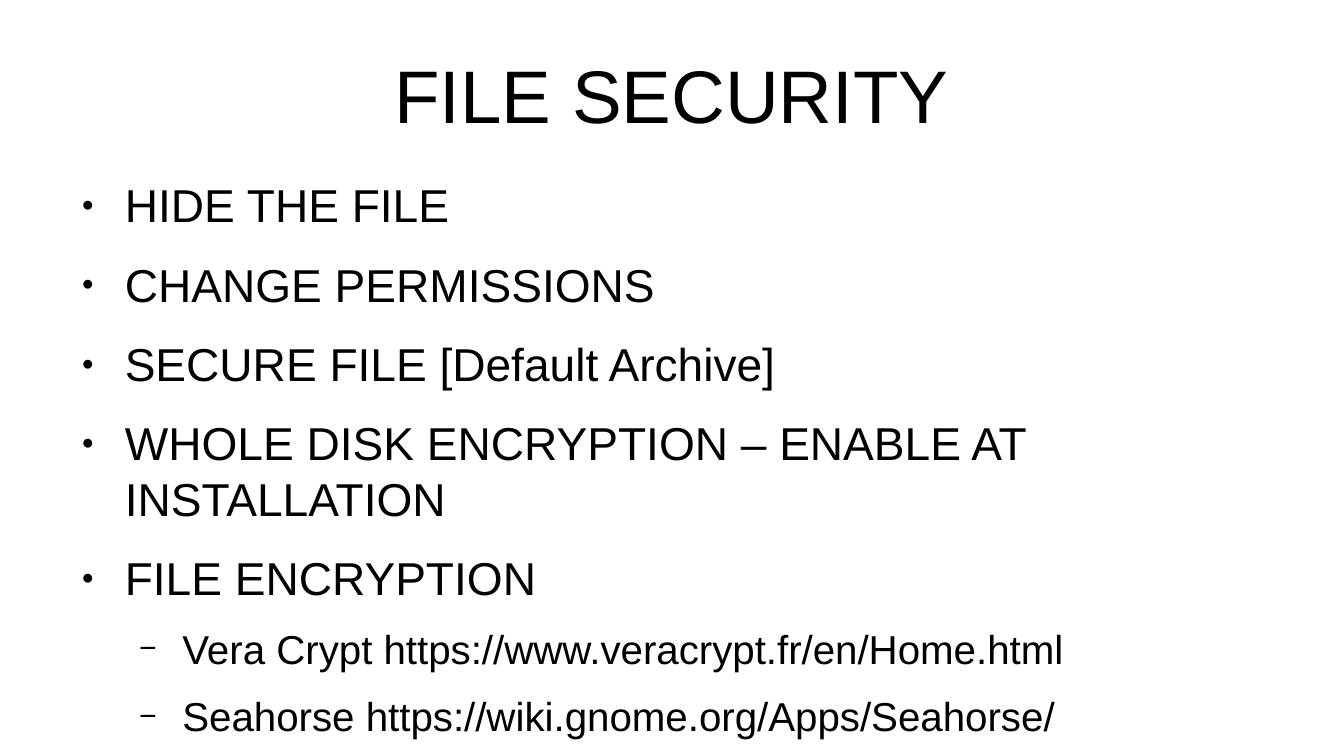
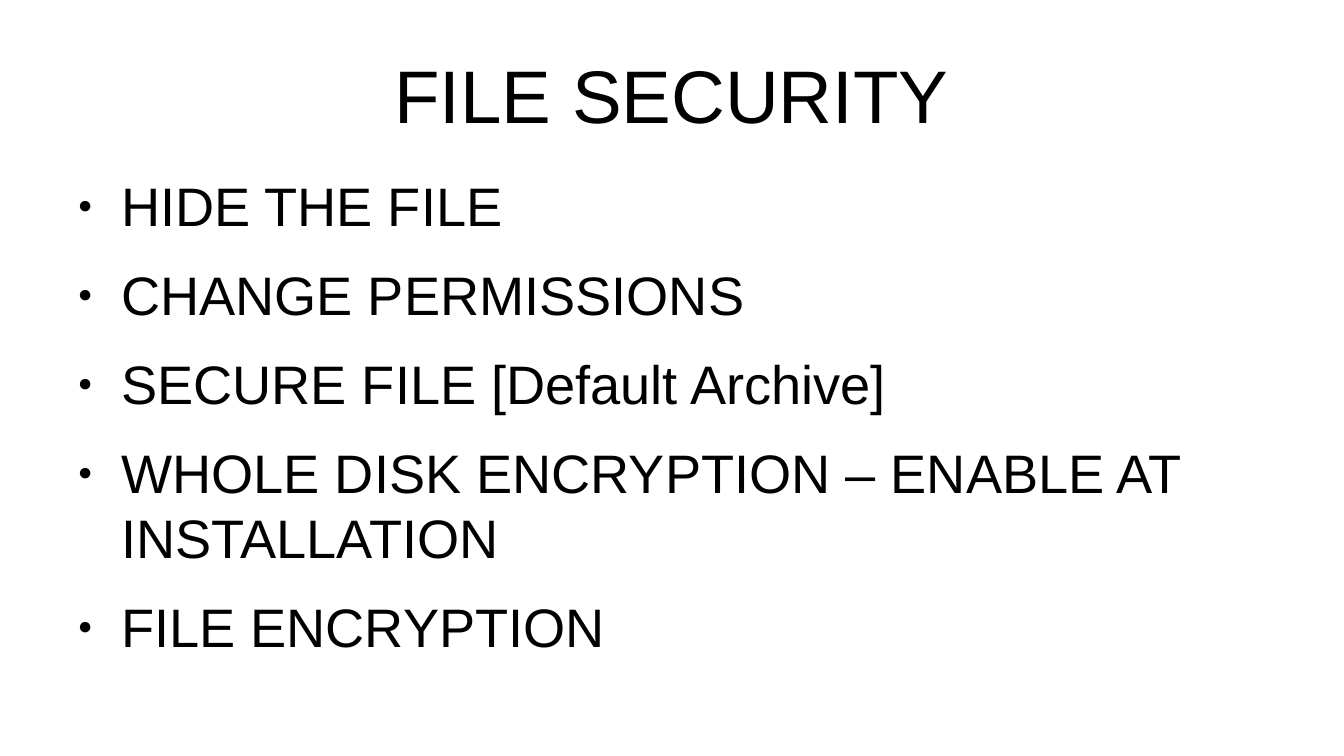
Before and after one commit to CochiseLinuxUsersGroup/Presentations, a slide deck: slide 25 of Security Considerations Encore.odp (slide 22 before the commit). Drawn at 1344x756 pixels with LibreOffice and Linux fonts; fonts in the diff are those of the drawing. Boxes give left, top, right and bottom in pixels: in the first picture for what was removed or moved away, otherwise in the second. Text is boxed around its words. In the diff, an @@ line names an element or a change of style, - is before the commit and + after.

```diff
--- a/Security Considerations Encore.odp
+++ b/Security Considerations Encore.odp
@@ text "HIDE THE FILE" at [121,188,1182,648]: size 27.2 to 32 pt @@
@@ text at [182,634,1064,739]: paragraphs removed @@
-  − Vera Crypt https://www.veracrypt.fr/en/Home.html
-  − Seahorse https://wiki.gnome.org/Apps/Seahorse/
```
Also in this commit, not shown: 7 other slides changed, 13 slides added, 6 slides removed.
